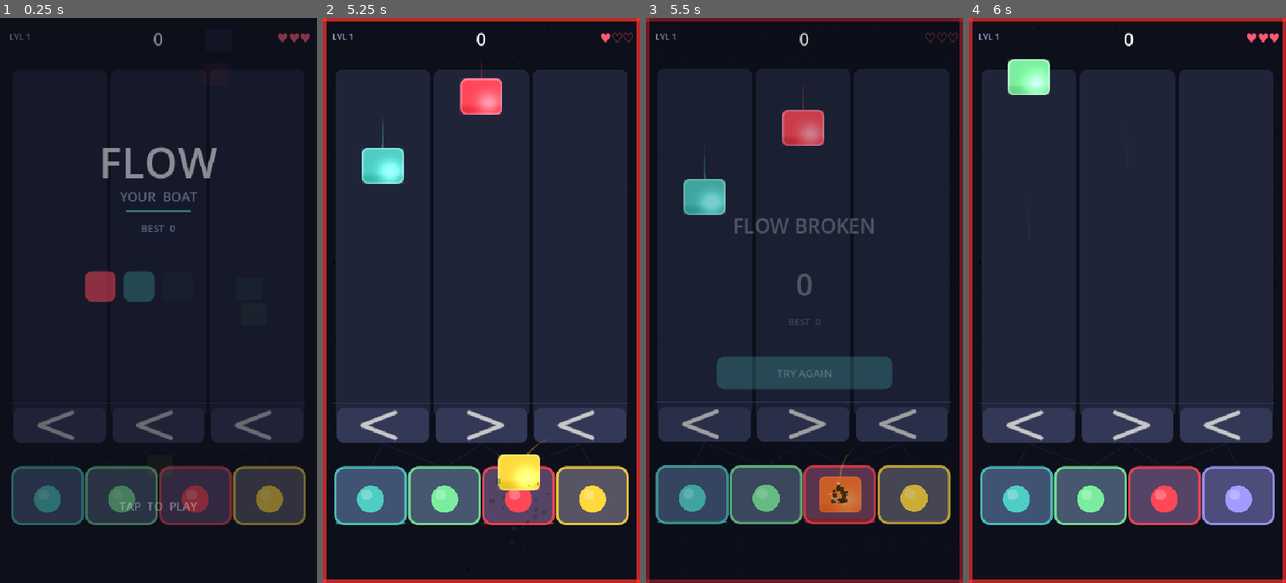
Above: before the commit, frames 1-4 (left to right).
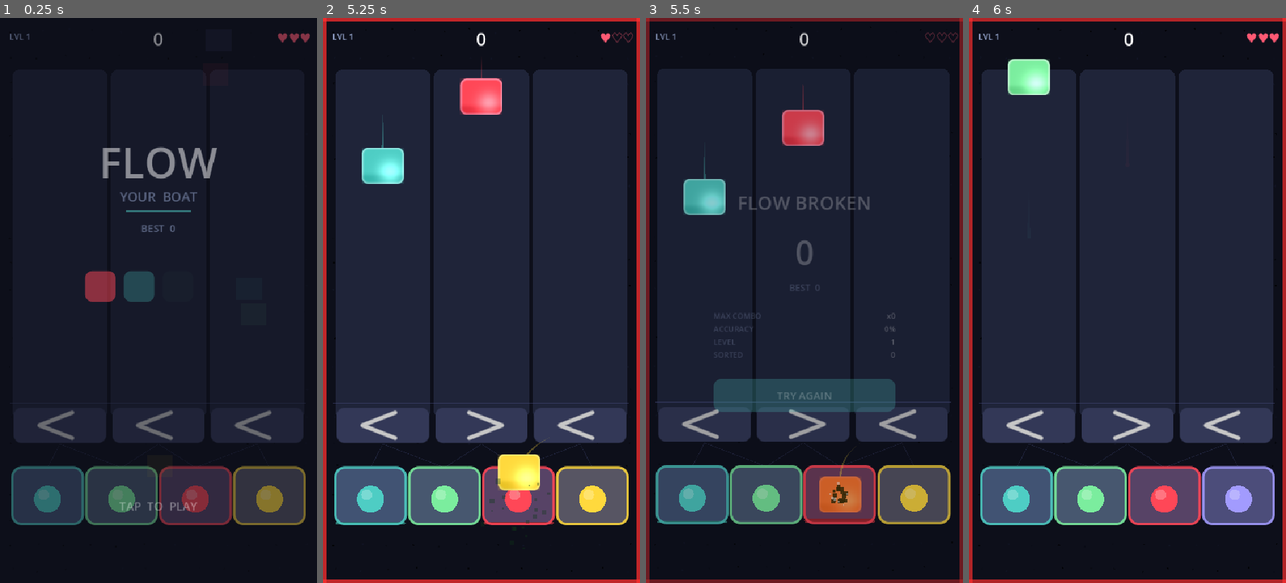
Above: after the commit, the same moments.

Repository: ninjahawk/Flow-Your-Boat
Game: Godot game, scene res://scenes/Main.tscn
Two runs of this game, one before a commit and one after it. Both use one fixed random seed, a clock stepped at 60 frames per second and the inputs below.
Inputs (mouse positions are in pixels of both pictures, inside the frame that each line leads up to):
- Up to frame 1 (0.25 s): no input
- Up to frame 2 (5.25 s): tap Enter at 0.5 s; move the mouse to (551, 272) at 0.52 s; click (551, 272) at 0.67 s; move the mouse to (418, 328) at 1.27 s; click (418, 328) at 1.42 s; move the mouse to (513, 176) at 2.02 s; click (513, 176) at 2.17 s; move the mouse to (465, 413) at 2.77 s; click (465, 413) at 2.92 s; move the mouse to (576, 385) at 3.52 s; click (576, 385) at 3.67 s; move the mouse to (386, 215) at 4.27 s; click (386, 215) at 4.42 s; move the mouse to (497, 300) at 5.02 s; click (497, 300) at 5.17 s
- Up to frame 3 (5.5 s): no input
- Up to frame 4 (6 s): click "TRY AGAIN" at 5.75 s

Frames 1-2 are identical in both runs. In frame 3, 5.8% of the frame differs, in the area x 21-79%, y 31-70%; in frame 4, nothing differs.

Commit message:
Stats tracking, richer game over screen, stat row helper
- GameState: tracks max_combo, total_sorted, correct_sorted per run
- GameOver: shows MAX COMBO / ACCURACY / LEVEL / SORTED stat grid
- GameOver: bigger score (56px), tighter layout, stats VBox

Co-Authored-By: Claude Sonnet 4.6 <noreply@anthropic.com>

Diff:
--- a/scripts/GameOver.gd
+++ b/scripts/GameOver.gd
@@ -15,9 +15,21 @@
 func show_game_over(final_score: int) -> void:
 	var is_new_best := SaveData.submit(final_score)
 
-	_score_lbl.text = "%d" % final_score
-	_best_lbl.text  = "BEST  %d" % SaveData.best_score
+	_score_lbl.text       = "%d" % final_score
+	_best_lbl.text        = "BEST  %d" % SaveData.best_score
 	_new_best_lbl.visible = is_new_best
+
+	# Populate run stats
+	var sv := _root.find_child("StatsVBox", true, false)
+	if sv:
+		for c in sv.get_children(): c.queue_free()
+		var acc := 0
+		if GameState.total_sorted > 0:
+			acc = int(float(GameState.correct_sorted) / float(GameState.total_sorted) * 100.0)
+		_add_stat(sv, "MAX COMBO",  "x%d" % GameState.max_combo)
+		_add_stat(sv, "ACCURACY",   "%d%%" % acc)
+		_add_stat(sv, "LEVEL",      str(GameState.level + 1))
+		_add_stat(sv, "SORTED",     str(GameState.correct_sorted))
 
 	visible = true
 	_root.modulate.a = 0.0
@@ -44,36 +56,44 @@
 
 	var vbox := VBoxContainer.new()
 	vbox.set_anchors_preset(Control.PRESET_CENTER)
-	vbox.position = Vector2(-150, -180)
-	vbox.size = Vector2(300, 360)
+	vbox.position = Vector2(-155, -220)
+	vbox.size = Vector2(310, 440)
 	vbox.alignment = BoxContainer.ALIGNMENT_CENTER
-	vbox.add_theme_constant_override("separation", 16)
+	vbox.add_theme_constant_override("separation", 10)
 	_root.add_child(vbox)
 
 	# Title
-	var title := _lbl("FLOW BROKEN", 34, Color.WHITE)
+	var title := _lbl("FLOW BROKEN", 32, Color.WHITE)
 	title.horizontal_alignment = HORIZONTAL_ALIGNMENT_CENTER
 	vbox.add_child(title)
 
-	_add_spacer(vbox, 8)
+	_add_spacer(vbox, 4)
 
-	# Score
-	_score_lbl = _lbl("0", 52, Color.WHITE)
+	# Score (big)
+	_score_lbl = _lbl("0", 56, Color.WHITE)
 	_score_lbl.horizontal_alignment = HORIZONTAL_ALIGNMENT_CENTER
 	vbox.add_child(_score_lbl)
 
 	# Best
-	_best_lbl = _lbl("BEST  0", 16, Palette.SUBTEXT_COLOR)
+	_best_lbl = _lbl("BEST  0", 15, Palette.SUBTEXT_COLOR)
 	_best_lbl.horizontal_alignment = HORIZONTAL_ALIGNMENT_CENTER
 	vbox.add_child(_best_lbl)
 
 	# New best badge
-	_new_best_lbl = _lbl("✦ NEW BEST ✦", 15, Palette.ITEM_COLORS[3])
+	_new_best_lbl = _lbl("✦ NEW BEST ✦", 14, Palette.ITEM_COLORS[3])
 	_new_best_lbl.horizontal_alignment = HORIZONTAL_ALIGNMENT_CENTER
 	_new_best_lbl.visible = false
 	vbox.add_child(_new_best_lbl)
 
-	_add_spacer(vbox, 16)
+	_add_spacer(vbox, 8)
+
+	# Stats grid
+	var stats_vbox := VBoxContainer.new()
+	stats_vbox.name = "StatsVBox"
+	stats_vbox.add_theme_constant_override("separation", 4)
+	vbox.add_child(stats_vbox)
+
+	_add_spacer(vbox, 12)
 
 	var btn := _make_button("TRY AGAIN")
 	btn.pressed.connect(_on_restart_pressed)
@@ -107,6 +127,23 @@
 	btn.add_theme_color_override("font_color", Color.WHITE)
 	return btn
 
+func _add_stat(parent: Node, key: String, val: String) -> void:
+	var row := HBoxContainer.new()
+	row.add_theme_constant_override("separation", 0)
+	parent.add_child(row)
+	var klbl := Label.new()
+	klbl.text = key
+	klbl.add_theme_font_size_override("font_size", 13)
+	klbl.add_theme_color_override("font_color", Palette.SUBTEXT_COLOR)
+	klbl.size_flags_horizontal = Control.SIZE_EXPAND_FILL
+	row.add_child(klbl)
+	var vlbl := Label.new()
+	vlbl.text = val
+	vlbl.add_theme_font_size_override("font_size", 13)
+	vlbl.add_theme_color_override("font_color", Color.WHITE)
+	vlbl.horizontal_alignment = HORIZONTAL_ALIGNMENT_RIGHT
+	row.add_child(vlbl)
+
 func update_score(final_score: int) -> void:
 	if _score_lbl:
 		_score_lbl.text = "%d" % final_score
--- a/scripts/autoload/GameState.gd
+++ b/scripts/autoload/GameState.gd
@@ -15,6 +15,11 @@
 var combo:      int   = 0
 var level:      int   = 0
 var is_running: bool  = false
+
+# --- Run stats (reset each game) ---
+var max_combo:      int = 0
+var total_sorted:   int = 0
+var correct_sorted: int = 0
 
 # --- Difficulty ---
 var fall_speed:     float = 220.0
@@ -60,6 +65,9 @@
 	max_per_lane         = 1
 	_level_timer         = 0.0
 	_next_milestone_idx  = 0
+	max_combo            = 0
+	total_sorted         = 0
+	correct_sorted       = 0
 	_assign_bin_colors()
 	score_changed.emit(score)
 	lives_changed.emit(lives)
@@ -134,9 +142,15 @@
 
 func increment_combo() -> void:
 	combo += 1
+	if combo > max_combo:
+		max_combo = combo
+	correct_sorted += 1
+	total_sorted   += 1
 	combo_changed.emit(combo)
 
 func reset_combo() -> void:
+	if combo > 0:
+		total_sorted += 1   # the miss itself
 	combo = 0
 	combo_changed.emit(combo)
 
